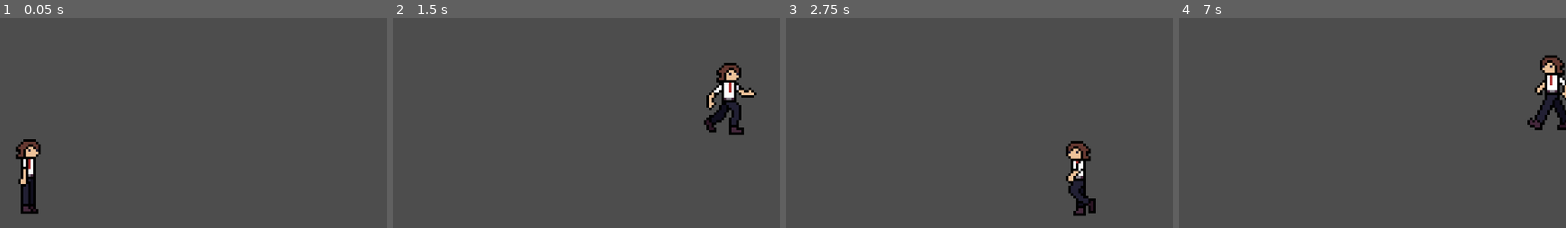
Above: before the commit, frames 1-4 (left to right).
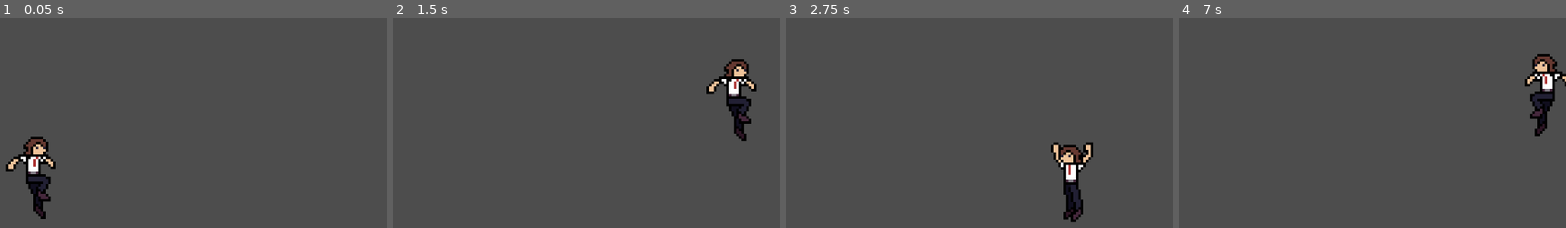
Above: after the commit, the same moments.

Repository: TroyGrogan/The-World-Is-Ending-And-Work-Starts-At-9
Game: Godot game, scene res://scenes/game.tscn
The game is run twice, just before and just after one commit, with the same random seed, the same clock (stepped at 60 frames per second) and the same inputs.
Inputs:
- Up to frame 1 (0.05 s): no input
- Up to frame 2 (1.5 s): hold Right (move_right) from 0.53 s (still down); tap Space (jump) at 0.6, 0.77, 1.07, 1.35 s
- Up to frame 3 (2.75 s): tap Space (jump) at 1.52, 1.82, 2.1 s; tap Enter at 2 s; release Right (move_right) at 2.03 s; hold Left (move_left) from 2.03 s (still down)
- Up to frame 4 (7 s): release Left (move_left) at 2.78 s; hold Right (move_right) 2.78-4.28 s; tap Space (jump) at 2.85, 3.02, 3.32, 3.5, 3.6, 3.77, 4.07, 4.35, 4.52, 4.82, 5, 5.1, 5.85, 6.02, 6.32, 6.5, 6.6, 6.77 s; tap Enter at 4.25, 5.75 s; hold Left (move_left) 4.28-5.03 s; hold Right (move_right) 5.03-5.78 s; hold Left (move_left) from 5.78 s (still down)

The runs differ from the first frame. In frame 1, 2.4% of the frame differs, in the area x 1-15%, y 56-96%; in frame 2, 2.8%, in the area x 80-94%, y 19-59%; in frame 3, 2.3%; in frame 4, 2.4%.

Commit message:
added jump

Diff:
--- a/twieawsa9/scenes/player.tscn
+++ b/twieawsa9/scenes/player.tscn
@@ -18,6 +18,14 @@
 [sub_resource type="AtlasTexture" id="AtlasTexture_1khyk"]
 atlas = ExtResource("1_ht2fc")
 region = Rect2(144, 90, 48, 45)
+
+[sub_resource type="AtlasTexture" id="AtlasTexture_ok6qq"]
+atlas = ExtResource("1_ht2fc")
+region = Rect2(96, 135, 48, 45)
+
+[sub_resource type="AtlasTexture" id="AtlasTexture_2837d"]
+atlas = ExtResource("1_ht2fc")
+region = Rect2(144, 148, 48, 37)
 
 [sub_resource type="AtlasTexture" id="AtlasTexture_icc7b"]
 atlas = ExtResource("1_ht2fc")
@@ -68,9 +76,15 @@
 }],
 "loop": true,
 "name": &"idle",
-"speed": 7.0
+"speed": 10.0
 }, {
-"frames": [],
+"frames": [{
+"duration": 1.0,
+"texture": SubResource("AtlasTexture_ok6qq")
+}, {
+"duration": 1.0,
+"texture": SubResource("AtlasTexture_2837d")
+}],
 "loop": true,
 "name": &"jump",
 "speed": 5.0
@@ -117,6 +131,8 @@
 sprite_frames = SubResource("SpriteFrames_2uman")
 animation = &"jump"
 autoplay = "idle"
+frame = 1
+frame_progress = 0.347947
 
 [node name="CollisionShape2D" type="CollisionShape2D" parent="."]
 position = Vector2(0, -15)
--- a/twieawsa9/scripts/player.gd
+++ b/twieawsa9/scripts/player.gd
@@ -25,10 +25,13 @@
 			animated_sprite.flip_h = true
 
 	#Play animations
-	if direction == 0:
-		animated_sprite.play("idle")
+	if is_on_floor():
+		if direction == 0:
+			animated_sprite.play("idle")
+		else:
+			animated_sprite.play("walk")
 	else:
-		animated_sprite.play("walk")
+		animated_sprite.play("jump")
 
 	if direction:
 		velocity.x = direction * SPEED
Not shown: 1 places in twieawsa9/scenes/player.tscn that only renumber resources
